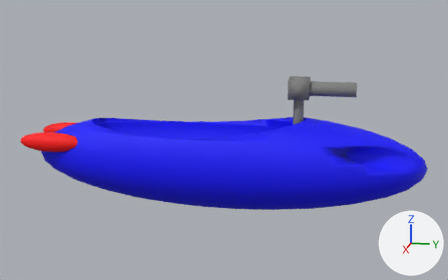
The FBX model asset/coaster.fbx, before and after one commit.
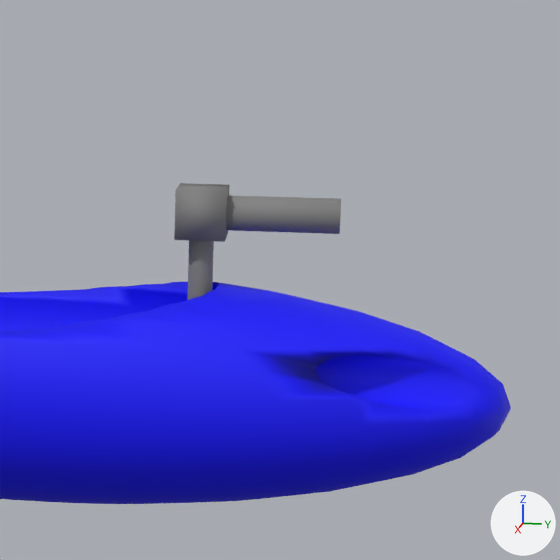
Each version appears first whole from a camera (50 mm lens) standing at (12.0, 2.42, 3.4) and looking at (-0.02, 0.01, 0.39), and next in a close-up on the part from 48% to 100% of the width and 0% to 83% of the height. Arrows for +X, +Y and +Z are at lower right; the lights stay in place. Where no turn or scale is listed for an object, it has been applied to the vertices.

Objects in the first close-up: 'Body', 'Canon', 'CanonBody', 'CanonHead'.
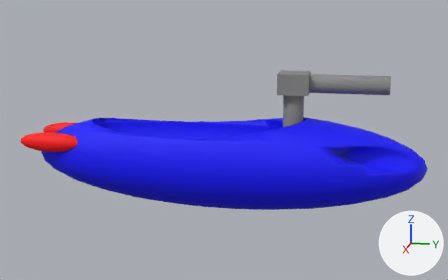
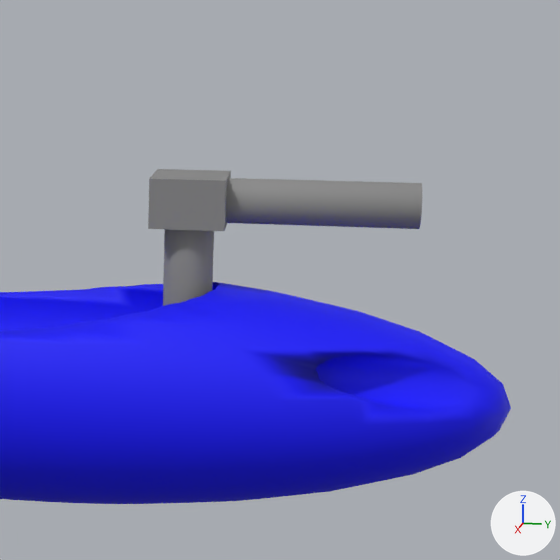
What changed in the scene script:
```text
Change me_cube_001:
    used by ob_canonbody; parent = ob_canon; location = (0.0, 0.0, 1.25); scale = (2.0, 2.0, 0.25)
    remove me_cube_001.from_pydata(...)  # 8 vertices, 6 faces; spans x -1.0..1.0, y -1.0..1.0, z -1.0..1.0
    remove me_cube_001.materials.append(mat_material_007)  # grey #828282
    add me_cube_001.from_pydata(...)  # 8 vertices, 12 faces; spans x -1.0..1.0, y -1.0..1.0, z -1.0..1.0
    me_cube_001 part 1
    6 faces are deleted
    12 new faces join them
    me_cube_001 part 2: the surface is now shaded flat
    add me_cube_001.materials.append(mat_material_006)  # grey #828282
Change ob_canon:
    ob_canon.location: (0.0, 0.375, 0.5) -> (0.0, 0.35, 0.5)
    ob_canon.scale: (0.1, 0.025, 0.8) -> (0.2, 0.05, 1.0)
Change ob_canonhead:
    ob_canonhead.location: (0.0, 3.0, 0.0) -> (0.0, 2.667, 0.0)
    ob_canonhead.scale: (0.7, 0.7, 2.45) -> (0.6, 0.9, 3.33)
Change ob_canonbody:
    ob_canonbody.location: (0.0, 0.0, 1.25) -> (0.0, 0.0, 1.1)
    ob_canonbody.scale: (2.0, 2.0, 0.25) -> (1.5, 1.5, 0.2)
```

Where the change shows, as pixel boxes (x1, y1, x2, y2) in the close-ups (560 x 560 px):
'CanonHead', moved, rescaled: before (226, 195, 341, 234); after (226, 178, 422, 229)
'CanonBody', reshaped, moved, rescaled (47% wider): before (174, 183, 230, 242); after (148, 169, 231, 231)
'Canon', moved, rescaled (86% wider, 28% taller): before (187, 240, 214, 300); after (163, 229, 214, 306)
part 1 of me_cube_001, built on: before (174, 183, 230, 242); after (148, 169, 231, 231)
